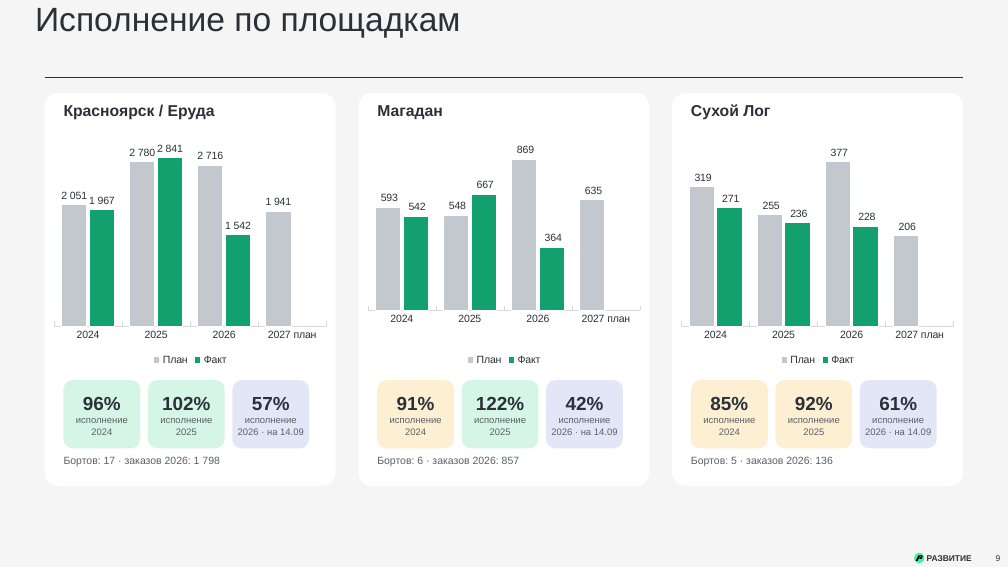
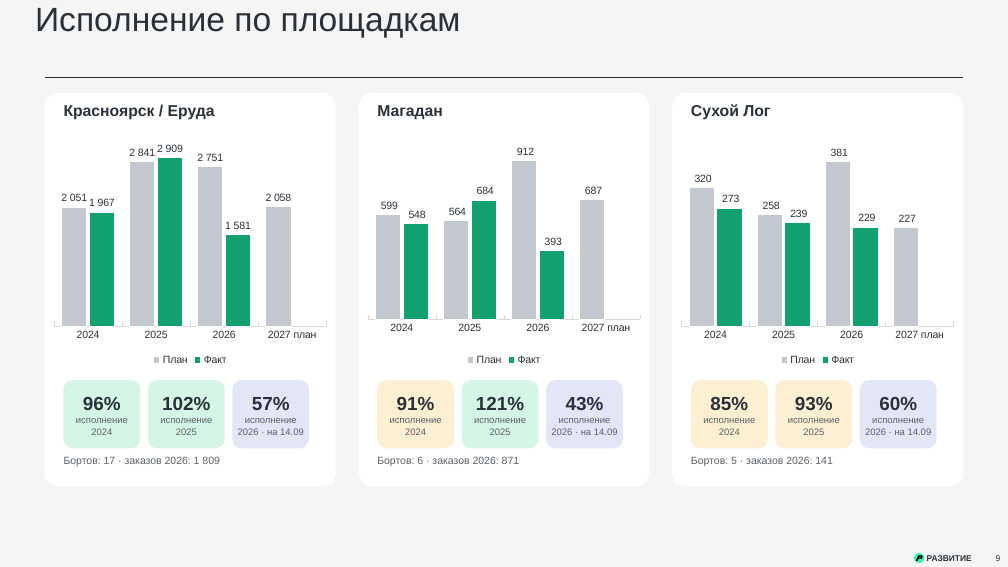
Before and after one commit to victorekuznetsov/TZ, a slide deck: slide 9 of exports/WK_ispolnenie_2024-2026_plan_2027.pptx. Drawn at 1008x567 pixels with LibreOffice and Linux fonts; fonts in the diff are those of the drawing. Boxes give left, top, right and bottom in pixels: in the first picture for what was removed or moved away, otherwise in the second. Text is boxed around its words. In the diff, an @@ line names an element or a change of style, - is before the commit and + after.

```diff
--- a/exports/WK_ispolnenie_2024-2026_plan_2027.pptx
+++ b/exports/WK_ispolnenie_2024-2026_plan_2027.pptx
@@ column chart at (48,127,332,369) @@
@@ План, 2025: 2780 to 2841 @@
@@ План, 2026: 2716 to 2751 @@
@@ План, 2027 план: 1941 to 2058 @@
@@ Факт, 2025: 2841 to 2909 @@
@@ Факт, 2026: 1542 to 1581 @@
@@ value axis changed @@
@@ column chart at (362,127,646,369) @@
-План: 593, 548, 869, 635
+План: 599, 564, 912, 687
@@ Факт, 2024: 542 to 548 @@
@@ Факт, 2025: 667 to 684 @@
@@ Факт, 2026: 364 to 393 @@
@@ value axis changed @@
@@ column chart at (676,127,960,369) @@
-План: 319, 255, 377, 206
+План: 320, 258, 381, 227
@@ Факт, 2024: 271 to 273 @@
@@ Факт, 2025: 236 to 239 @@
@@ Факт, 2026: 228 to 229 @@
@@ value axis changed @@
@@ text in rounded rectangle at (476,397,524,410): text changed @@
-122%
+121%
@@ text in rounded rectangle at (566,397,604,410): text changed @@
-42%
+43%
@@ text in rounded rectangle at (795,397,833,410): text changed @@
-92%
+93%
@@ text in rounded rectangle at (879,397,917,410): text changed @@
-61%
+60%
@@ text at (64,456,219,466): text changed @@
-Бортов: 17 · заказов 2026: 1 798
+Бортов: 17 · заказов 2026: 1 809
@@ text at (377,456,519,466): text changed @@
-Бортов: 6 · заказов 2026: 857
+Бортов: 6 · заказов 2026: 871
@@ text at (691,456,832,466): text changed @@
-Бортов: 5 · заказов 2026: 136
+Бортов: 5 · заказов 2026: 141
```
Also in this commit, not shown: 27 other slides changed, 1 other file.
